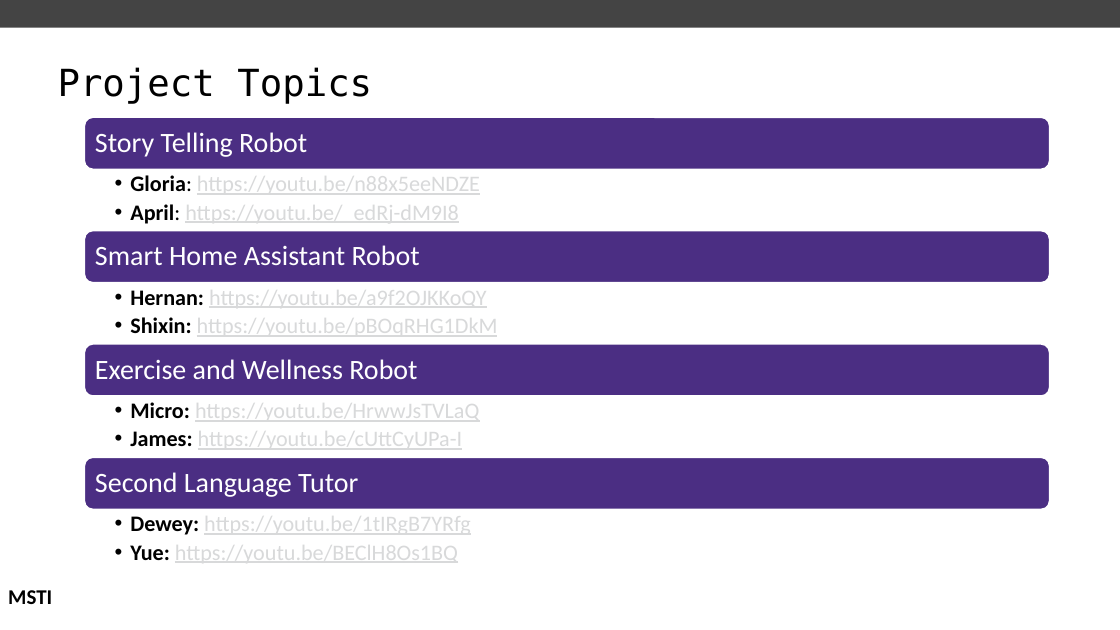
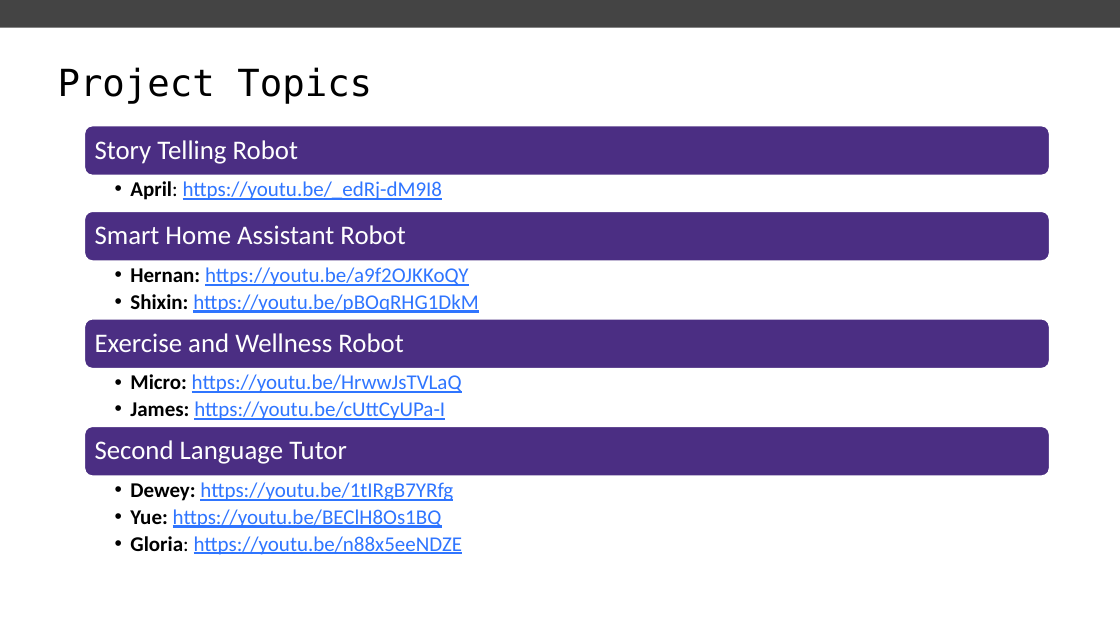
Before and after one commit to wesleybeckner/technin510, a slide deck: slide 17 of technin510/Week 1/Technin510 P1 Welcome to 510.pptx (slide 14 before the commit). Drawn at 1120x630 pixels with LibreOffice and Linux fonts; fonts in the diff are those of the drawing; background and template pictures are left out. Boxes give left, top, right and bottom in pixels: in the first picture for what was removed or moved away, otherwise in the second. Text is boxed around its words. In the diff, an @@ line names an element or a change of style, - is before the commit and + after.

```diff
--- a/technin510/Week 1/Technin510 P1 Welcome to 510.pptx
+++ b/technin510/Week 1/Technin510 P1 Welcome to 510.pptx
@@ rounded rectangle: place and size @@
-rounded rectangle at (84,117,1050,170)
+rounded rectangle at (84,125,1050,176)
@@ text "Story Telling Robot": place and size @@
-text "Story Telling Robot" at (95,132,307,157)
+text "Story Telling Robot" at (95,140,298,164)
@@ text "April: https://youtu.be/_edRj-dM9I8" at (130,181,443,200): size 19 to 18 pt; text colour #D8D9DA to #2F75FF in "https://youtu.be/_edRj-dM9I8" @@
@@ text at (130,171,480,198): paragraph removed @@
-  • Gloria: https://youtu.be/n88x5eeNDZE
@@ rounded rectangle: place and size @@
-rounded rectangle at (84,230,1050,283)
+rounded rectangle at (84,211,1050,261)
@@ text "Smart Home Assistant Robot": place and size @@
-text "Smart Home Assistant Robot" at (95,245,420,265)
+text "Smart Home Assistant Robot" at (95,225,405,244)
@@ text "Hernan: https://youtu.be/a9f2OJKKoQY": place and size @@
-text "Hernan: https://youtu.be/a9f2OJKKoQY" at (130,284,498,339)
+text "Hernan: https://youtu.be/a9f2OJKKoQY" at (130,267,478,313)
@@ text "Hernan: https://youtu.be/a9f2OJKKoQY" at (130,267,478,313): size 19 to 18 pt; text colour #D8D9DA to #2F75FF in "https://youtu.be/a9f2OJKKoQY", "https://youtu.be/pBOqRHG1DkM" @@
@@ rounded rectangle: place and size @@
-rounded rectangle at (84,344,1050,397)
+rounded rectangle at (84,318,1050,369)
@@ text "Exercise and Wellness Robot": place and size @@
-text "Exercise and Wellness Robot" at (95,359,417,379)
+text "Exercise and Wellness Robot" at (95,333,403,352)
@@ text "Micro: https://youtu.be/HrwwJsTVLaQ" at (130,374,462,420): size 19 to 18 pt; text colour #D8D9DA to #2F75FF in "https://youtu.be/HrwwJsTVLaQ", "https://youtu.be/cUttCyUPa-I" @@
@@ 2 texts, 1 rounded rectangle: place and size @@
-2 texts, 1 rounded rectangle at (84,397,1050,510)
+2 texts, 1 rounded rectangle at (84,374,1050,476)
@@ size 24 to 23 pt in 4 elements at (95,140,298,164), (95,225,405,244), (95,333,403,352), (95,440,347,464) @@
@@ text "Dewey: https://youtu.be/1tIRgB7YRfg": place and size @@
-text "Dewey: https://youtu.be/1tIRgB7YRfg" at (130,511,471,566)
+text "Dewey: https://youtu.be/1tIRgB7YRfg" at (130,482,463,555)
@@ text at (130,482,453,528): size 19 to 18 pt in "Dewey: https://youtu.be/1tIRgB7YRfg", "Yue: https://youtu.be/BEClH8Os1BQ"; text colour #D8D9DA to #2F75FF in "https://youtu.be/1tIRgB7YRfg", "https://youtu.be/BEClH8Os1BQ" @@
@@ text at (130,536,463,555): paragraph added @@
+  • Gloria: https://youtu.be/n88x5eeNDZE
@@ text removed at (8,590,52,604) @@
-MSTI
```
Also in this commit, not shown: 10 other slides changed, 7 slides added, 18 other files.
